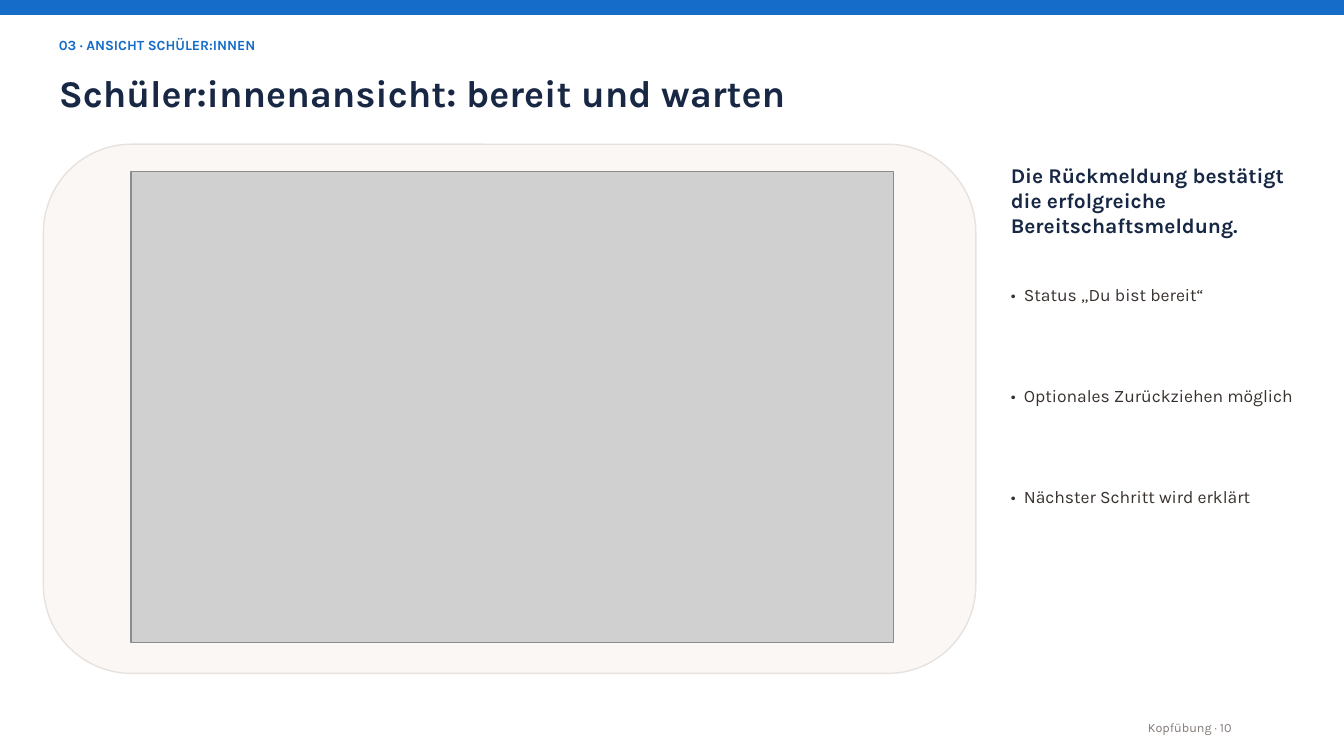
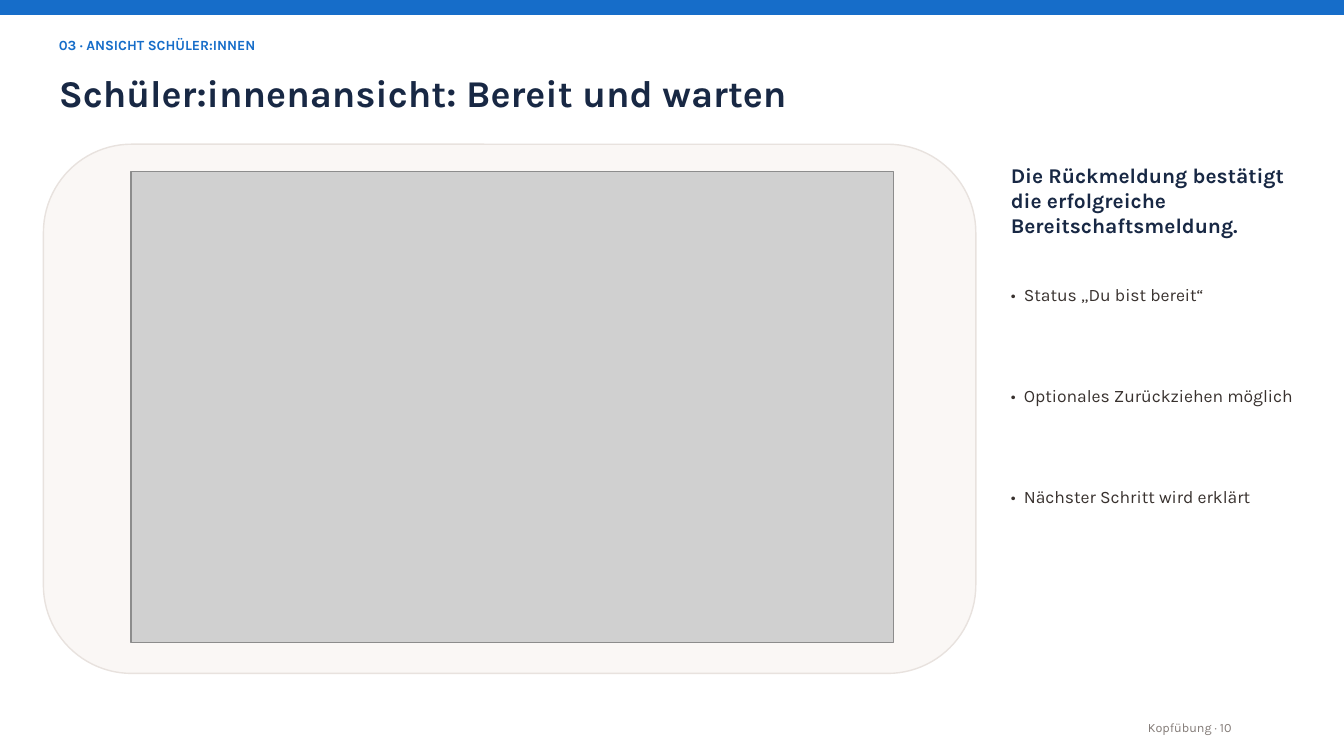
Before and after one commit to kyannic52/moodle-mod_kopfuebung, a slide deck: slide 9 of Kopfuebung_Plugin_Praesentation.pptx. Drawn at 1344x756 pixels with LibreOffice and Linux fonts; fonts in the diff are those of the drawing; grey boxes stand for pictures. Boxes give left, top, right and bottom in pixels: in the first picture for what was removed or moved away, otherwise in the second. Text is boxed around its words. In the diff, an @@ line names an element or a change of style, - is before the commit and + after.

```diff
--- a/Kopfuebung_Plugin_Praesentation.pptx
+++ b/Kopfuebung_Plugin_Praesentation.pptx
@@ text at [59, 80, 786, 108]: text changed @@
-Schüler:innenansicht: bereit und warten
+Schüler:innenansicht: Bereit und warten
```
Also in this commit, not shown: 10 other slides changed, 3 other files.
